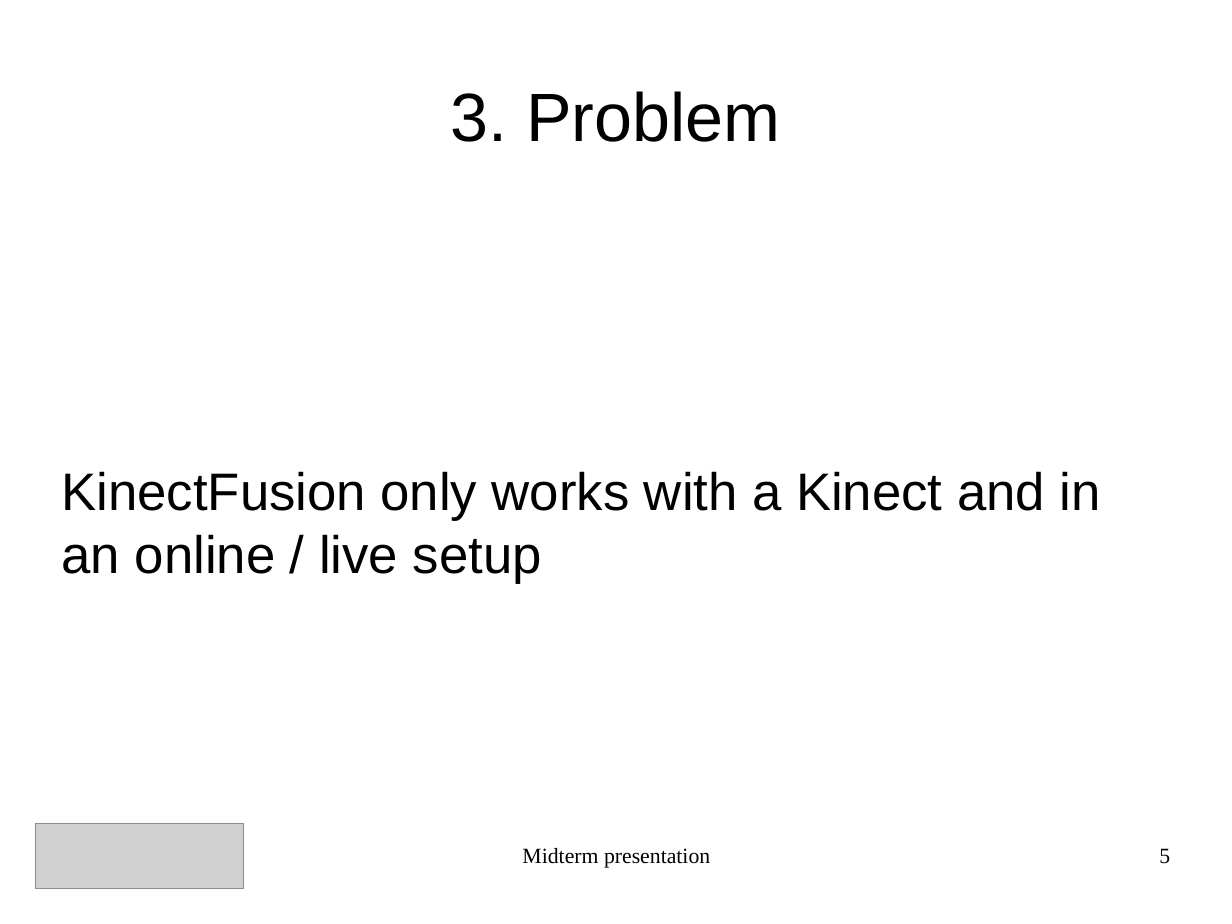
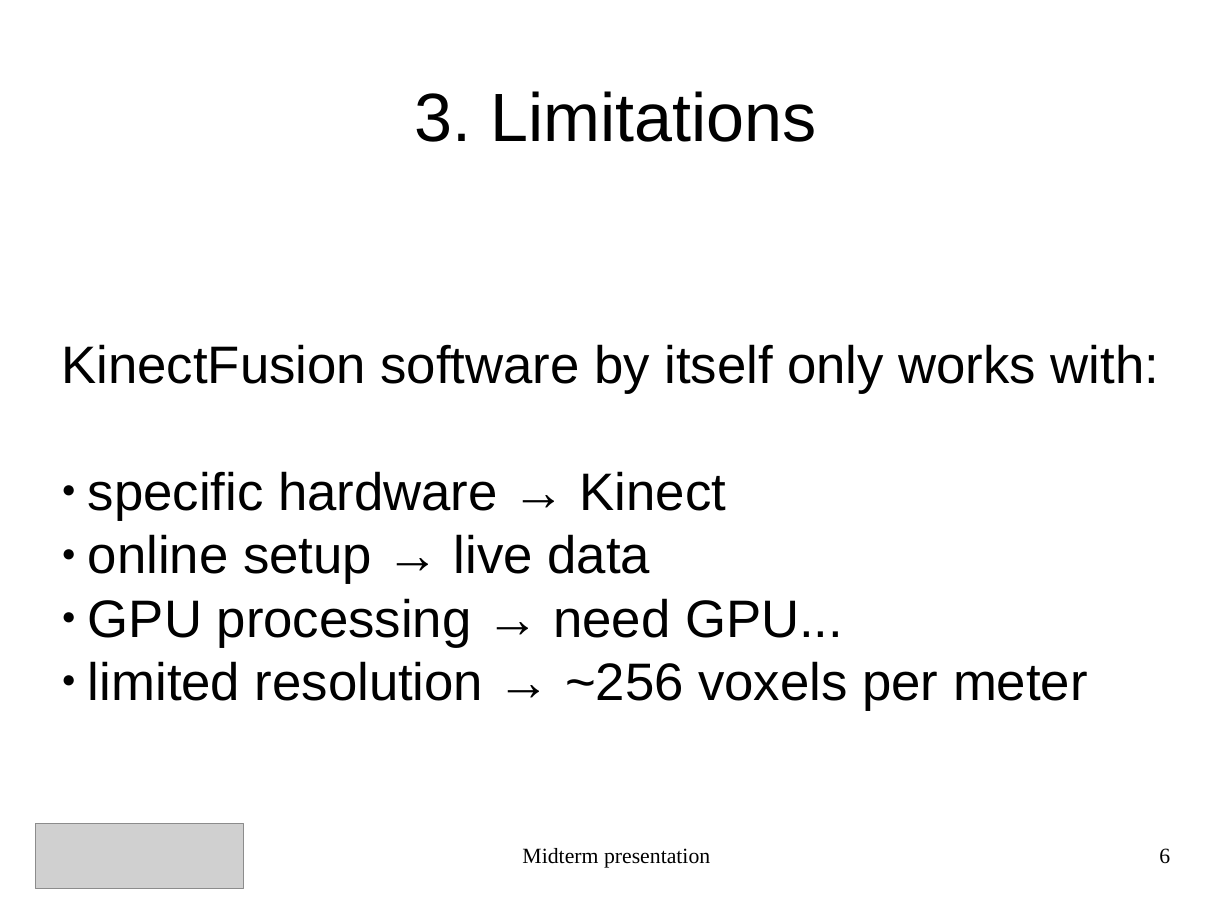
Before and after one commit to AlexVeuthey/KinectFusion, a slide deck: slide 6 of presentation/presentation.odp (slide 5 before the commit). Drawn at 1232x924 pixels with LibreOffice and Linux fonts; fonts in the diff are those of the drawing; grey boxes stand for pictures. Boxes give left, top, right and bottom in pixels: in the first picture for what was removed or moved away, otherwise in the second. Text is boxed around its words. In the diff, an @@ line names an element or a change of style, - is before the commit and + after.

```diff
--- a/presentation/presentation.odp
+++ b/presentation/presentation.odp
@@ title at (x1=415, y1=91, x2=816, y2=142): text changed @@
-3. Problem
+3. Limitations
@@ subtitle at (x1=62, y1=344, x2=1159, y2=711): text changed @@
-KinectFusion only works with a Kinect and in an online / live setup
+KinectFusion software by itself only works with:
+● specific hardware → Kinect
+● online setup → live data
+● GPU processing → need GPU...
+● limited resolution → ~256 voxels per meter
@@ page number at (x1=1159, y1=848, x2=1170, y2=864): text changed @@
-5
+6
```
Also in this commit, not shown: 8 other slides changed, 2 slides added, 1 slide removed, 10 other files.
